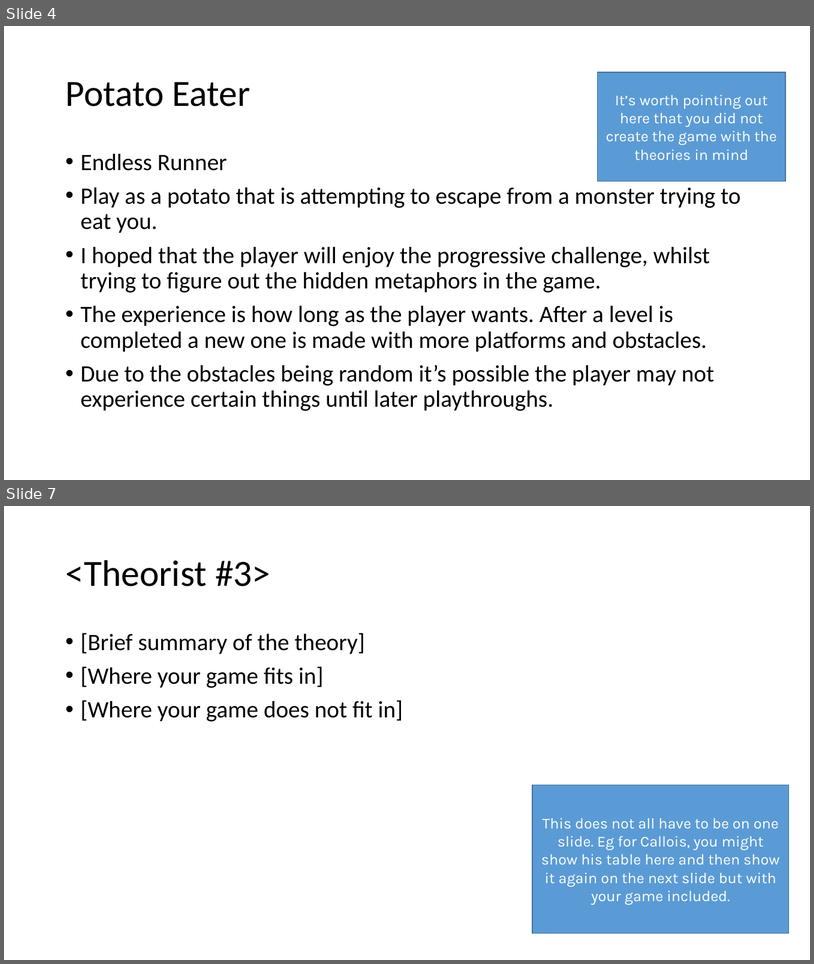
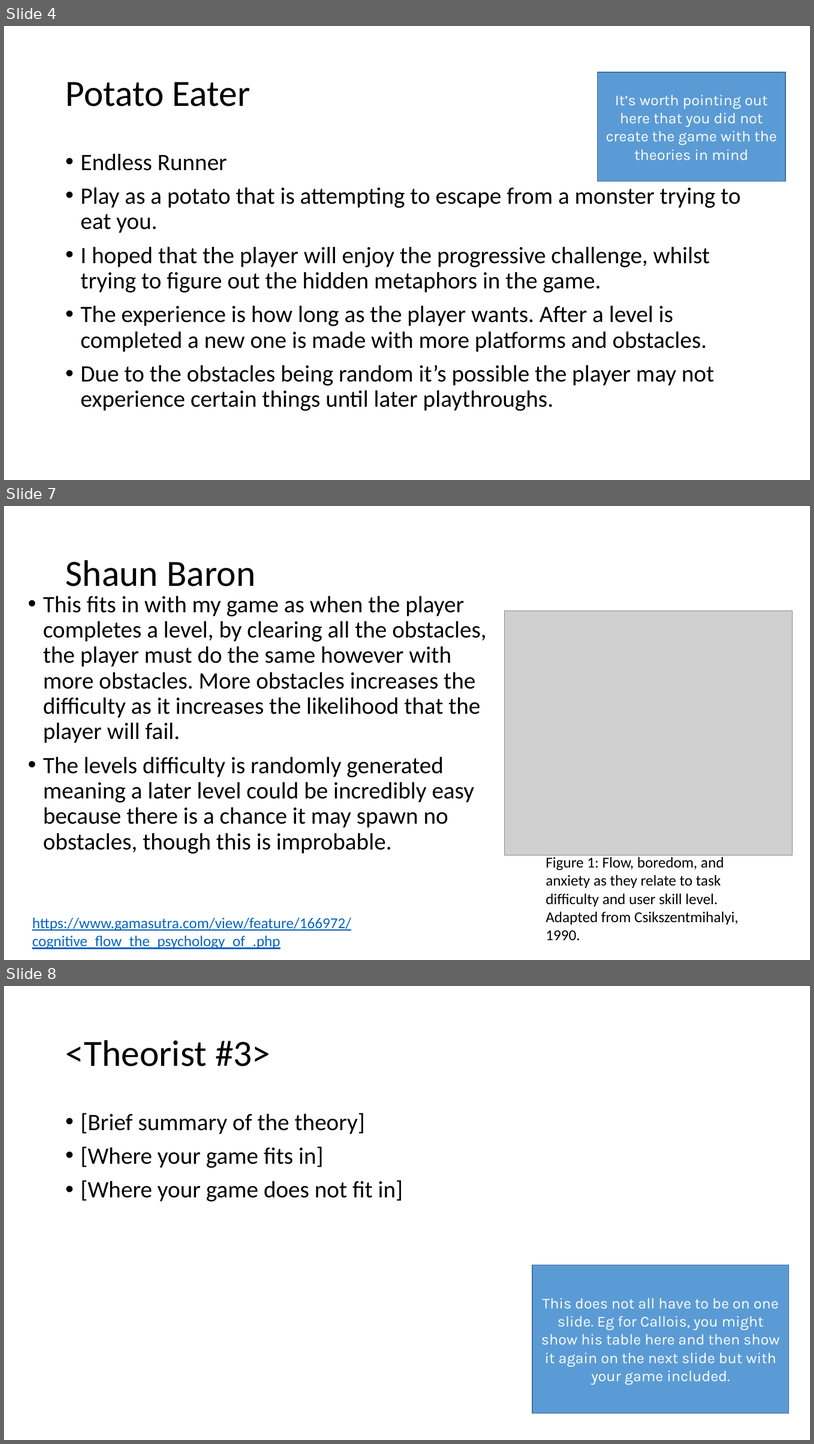
Before and after one commit to Mukkablue/PotatoEatersGame, a slide deck: ExamPresentationTemplate.pptx. Shown one above the other, each under a label of ours: slides 4 and 7 before the commit, slides 4, 7 and 8 after it; the slides between them are not shown. The pictures are 814x964 and 814x1444 pixels, drawn with LibreOffice and Linux fonts; fonts in the diff are those of the drawing; grey boxes stand for pictures. Boxes give left, top, right and bottom in pixels: in the first picture for what was removed or moved away, otherwise in the second. Text is boxed around its words. In the diff, an @@ line names an element or a change of style, - is before the commit and + after.

```diff
--- a/ExamPresentationTemplate.pptx
+++ b/ExamPresentationTemplate.pptx
@@ slide 7 added at <box>4,506,810,960</box>, background #FFFFFF @@
@@ title added at <box>65,560,255,586</box>, 44 pt, text #000000 @@
+Shaun Baron
@@ text added at <box>43,595,486,853</box>, 28 pt, text #000000 @@
+• This fits in with my game as when the player completes a level, by clearing all the obstacles, the player must do the same however with more obstacles. More obstacles increases the difficulty as it increases the likelihood that the player will fail.
+• The levels difficulty is randomly generated meaning a later level could be incredibly easy because there is a chance it may spawn no obstacles, though this is improbable.
@@ picture added at <box>505,610,793,855</box> @@
@@ text added at <box>546,856,739,940</box>, 18 pt, text #000000 @@
+Figure 1: Flow, boredom, and anxiety as they relate to task difficulty and user skill level. Adapted from Csikszentmihalyi, 1990.
@@ text added at <box>32,917,351,949</box>, 18 pt, text #0563C1, underline @@
+https://www.gamasutra.com/view/feature/166972/cognitive_flow_the_psychology_of_.php
@@ what was slide 7 is now slide 8 @@
```
Also in this commit, not shown: 1 slide changed, 1 other slide added, 1 slide removed.
